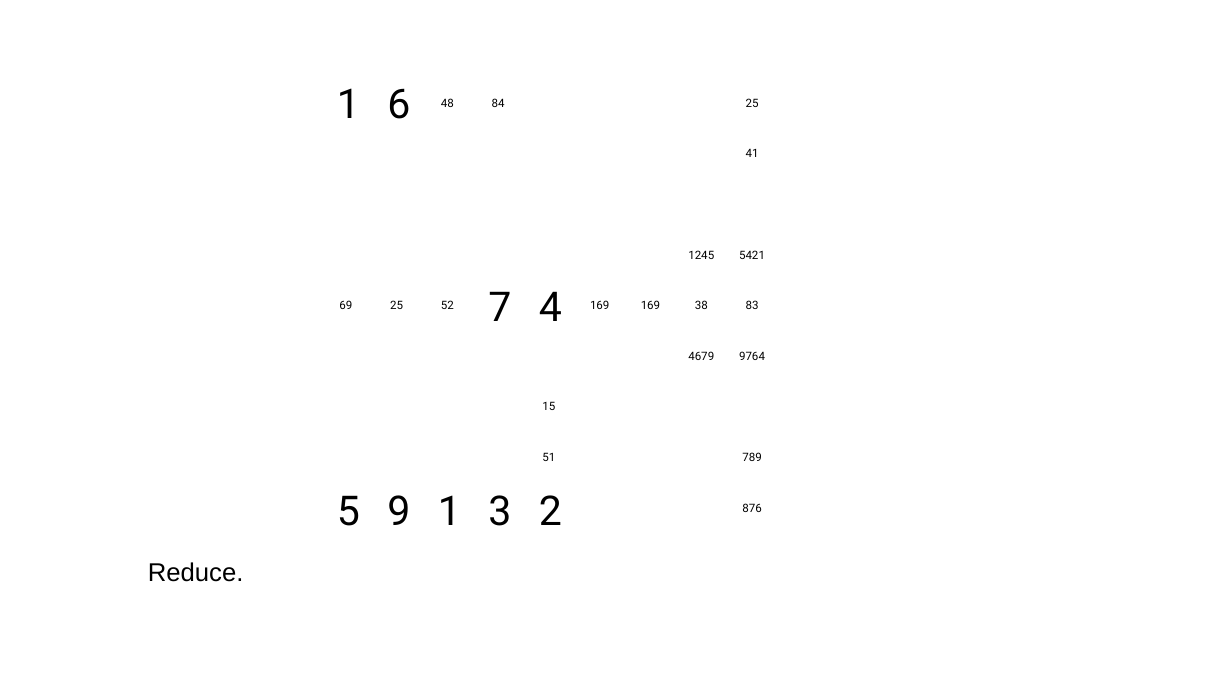
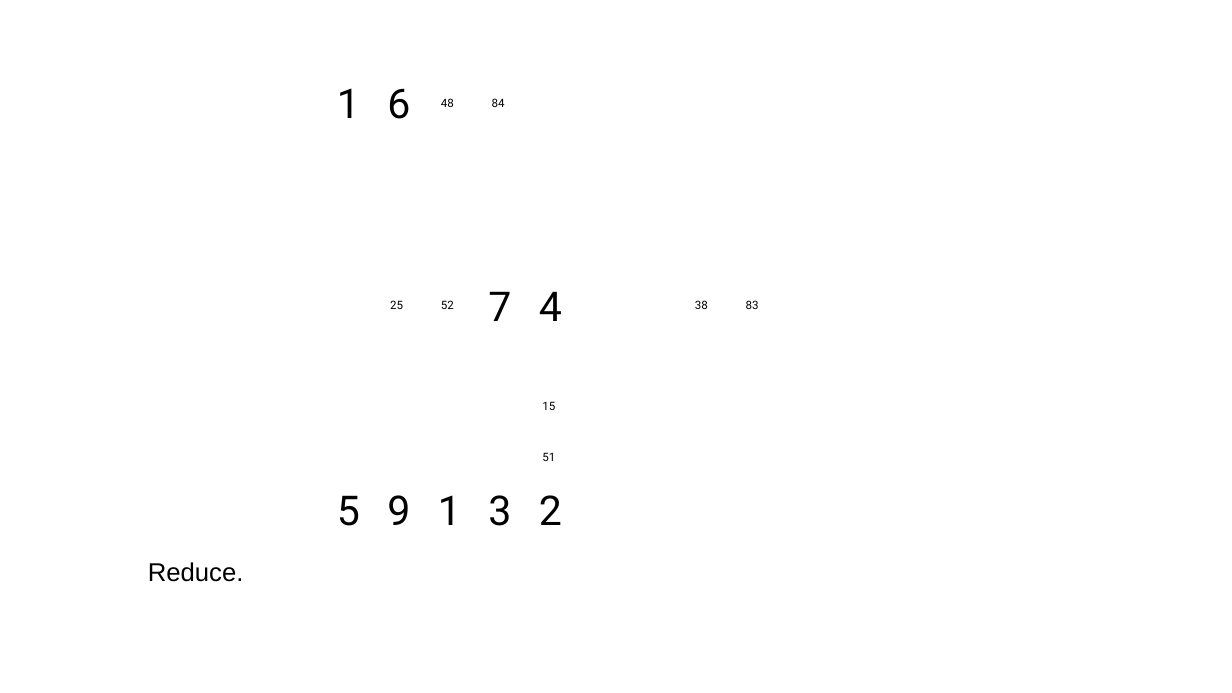
Before and after one commit to jhardis/WSJ_Number_Puzzles, a slide deck: slide 10 of 20269704_1.pptx (slide 16 before the commit). Drawn at 1232x693 pixels with LibreOffice and Linux fonts; fonts in the diff are those of the drawing; background and template pictures are left out. Boxes give left, top, right and bottom in pixels: in the first picture for what was removed or moved away, otherwise in the second. Text is boxed around its words. In the diff, an @@ line names an element or a change of style, - is before the commit and + after.

```diff
--- a/20269704_1.pptx
+++ b/20269704_1.pptx
@@ text removed at <box>746,98,759,107</box> @@
-25
@@ text removed at <box>746,149,759,157</box> @@
-41
@@ text removed at <box>688,250,714,259</box> @@
-1245
@@ text removed at <box>739,250,765,259</box> @@
-5421
@@ text removed at <box>339,300,352,309</box> @@
-69
@@ text removed at <box>590,300,609,309</box> @@
-169
@@ text removed at <box>641,300,660,309</box> @@
-169
@@ text removed at <box>688,351,714,360</box> @@
-4679
@@ text removed at <box>739,351,765,360</box> @@
-9764
@@ text removed at <box>742,452,761,461</box> @@
-789
@@ text removed at <box>742,503,761,512</box> @@
-876
```
Also in this commit, not shown: 30 other slides changed, 15 slides added, 24 slides removed.
